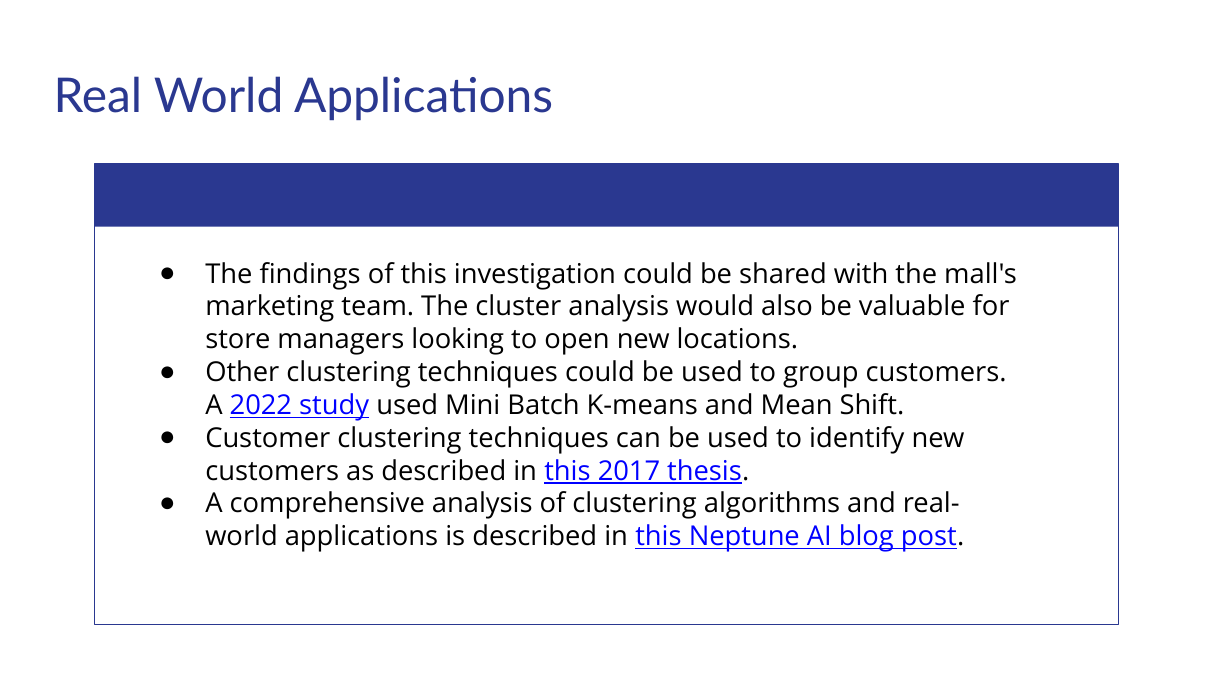
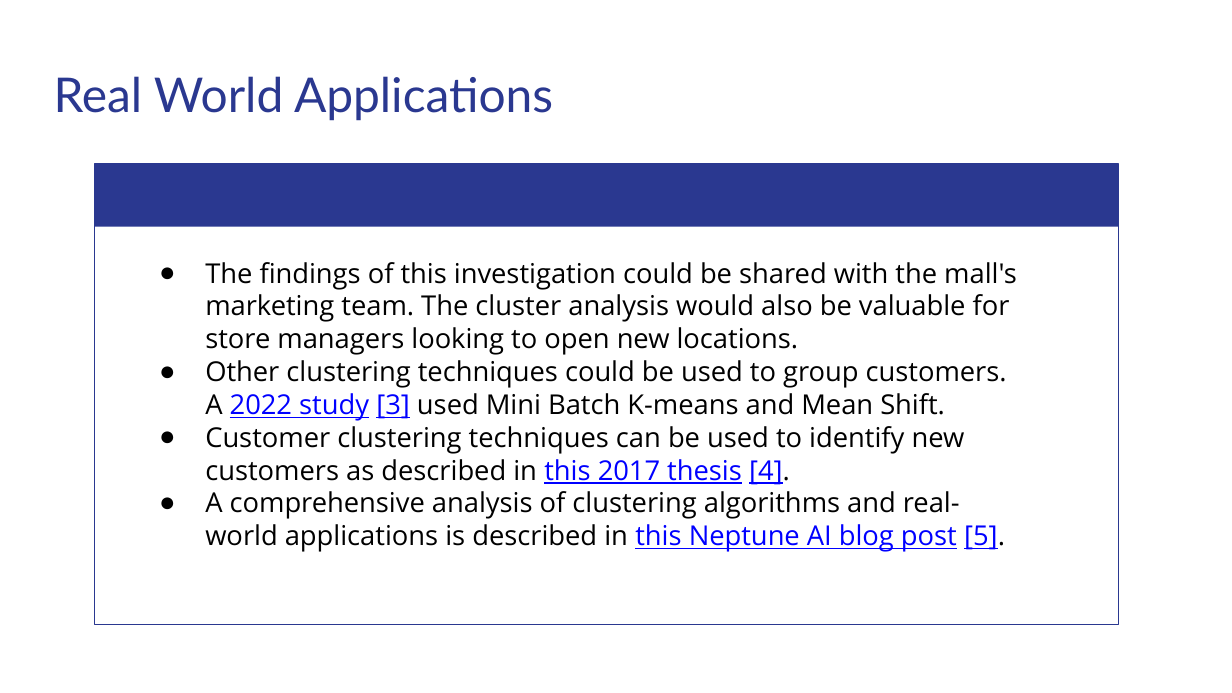
Before and after one commit to matthewshawnkehoe/Data-Science-Projects, a slide deck: slide 29 of Capstone Projects/Capstone_Three_Unsupervised_ML/Classifying_Mall_Customers.pptx. Drawn at 1232x693 pixels with LibreOffice and Linux fonts; fonts in the diff are those of the drawing. Boxes give left, top, right and bottom in pixels: in the first picture for what was removed or moved away, otherwise in the second. Text is boxed around its words. In the diff, an @@ line names an element or a change of style, - is before the commit and + after.

Commit message:
Updated mall customer analysis

```diff
--- a/Capstone Projects/Capstone_Three_Unsupervised_ML/Classifying_Mall_Customers.pptx
+++ b/Capstone Projects/Capstone_Three_Unsupervised_ML/Classifying_Mall_Customers.pptx
@@ text at (x1=205, y1=360, x2=1007, y2=552): text changed @@
-● Other clustering techniques could be used to group customers. A 2022 study used Mini Batch K-means and Mean Shift.
-● Customer clustering techniques can be used to identify new customers as described in this 2017 thesis.
-● A comprehensive analysis of clustering algorithms and real-world applications is described in this Neptune AI blog post.
+● Other clustering techniques could be used to group customers. A 2022 study [3] used Mini Batch K-means and Mean Shift.
+● Customer clustering techniques can be used to identify new customers as described in this 2017 thesis [4].
+● A comprehensive analysis of clustering algorithms and real-world applications is described in this Neptune AI blog post [5].
```
Also in this commit, not shown: 8 other slides changed, 2 slides added.
